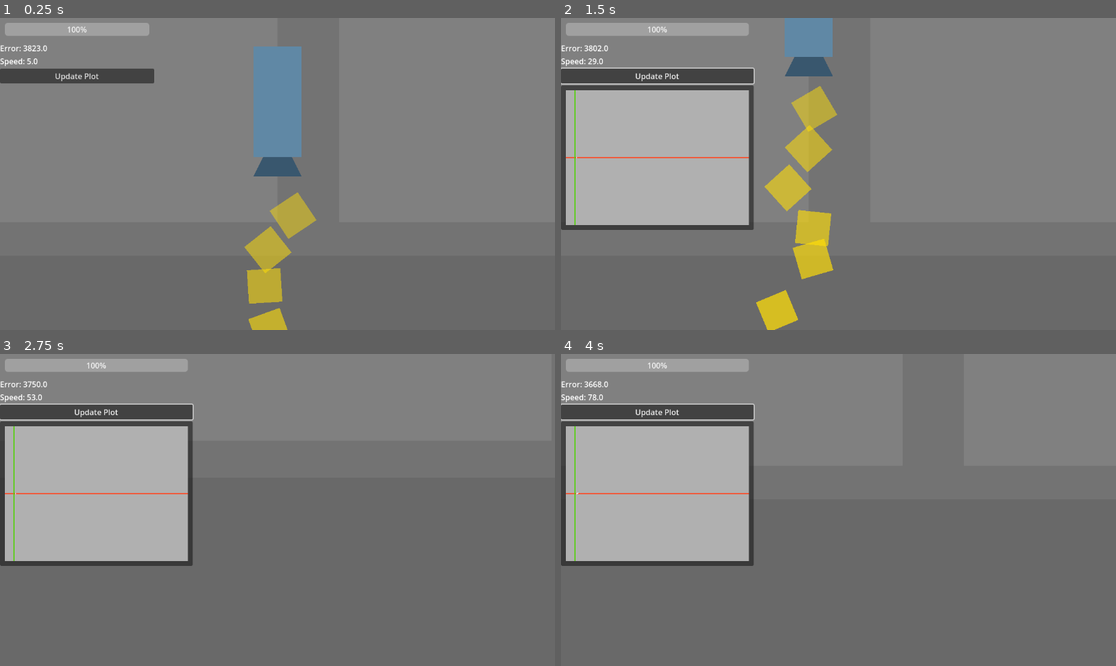
Above: before the commit, frames 1-4 (two rows, left to right).
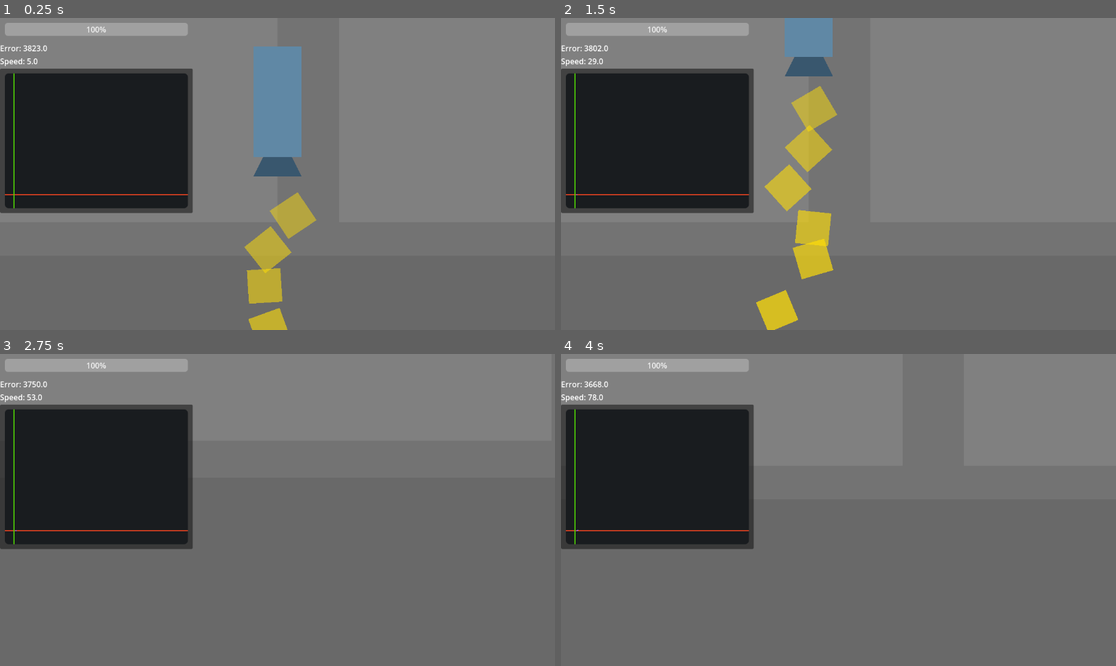
Above: after the commit, the same moments.

Repository: NattHerman/control
Game: Godot game, scene res://main.tscn
Two runs of this game, one before a commit and one after it. Both use one fixed random seed, a clock stepped at 60 frames per second and the inputs below. The engine's default icon, where the game draws it, is replaced by a stand-in: a white triangle on a blue panel in a dark square.
Inputs (mouse positions are in pixels of both pictures, inside the frame that each line leads up to):
- Up to frame 1 (0.25 s): no input
- Up to frame 2 (1.5 s): click (638, 77) at 0.5 s, where only the run before the commit has a clickable "Update Plot"; move the mouse to (960, 158) at 1.27 s; hold D (pan_right) from 1.28 s (still down); hold Shift (pan_speed_increase) from 1.28 s (still down)
- Up to frame 3 (2.75 s): move the mouse to (166, 525) at 2.02 s; release D (pan_right) at 2.03 s; release Shift (pan_speed_increase) at 2.03 s; hold S (pan_down) from 2.03 s (still down); tap Mouse wheel up (zoom_in) at 2.1 s
- Up to frame 4 (4 s): move the mouse to (894, 441) at 2.77 s; release S (pan_down) at 2.78 s; hold D (pan_right) 2.78-3.53 s; hold Mouse wheel down (zoom_out) 2.78-3.53 s; tap Enter at 3.5 s; move the mouse to (810, 572) at 3.52 s; hold W (pan_up) from 3.53 s (still down); tap Shift (pan_speed_increase) at 3.6 s

The runs differ from the first frame. In frame 1, 16% of the frame differs, in the area x 0-35%, y 1-63%; in frame 2, 17%, in the area x 0-35%, y 15-68%; in frame 3, 17%; in frame 4, 17%.

Commit message:
Plot now supports multiple data series

Diff:
--- a/plot/plot.gd
+++ b/plot/plot.gd
@@ -1,40 +1,79 @@
 extends Control
 class_name Plot
 
-@onready var _background: Panel = %Background
+@onready var _background = %Background
 @onready var _center_marker: Marker2D = %Center
+@onready var _line_container: Node2D = %LineContainer
 
-@onready var _data_line: Line2D = %DataLine
 @onready var x_axis: Line2D = %XAxis
 @onready var y_axis: Line2D = %YAxis
 
+const plot_colors: Array[Color] = [
+	Color("f0971e"),
+	Color("3e90f9"),
+	Color("9972fd"),
+	Color("ec4e8c"),
+	Color("959ca6"),
+]
 
 var plot_origin: Vector2 = Vector2.ZERO
 var plot_size: Vector2 = Vector2.ZERO
 
-static var data: Array[Vector2]
+@export var origin_offset: Vector2 = Vector2(0.05, 0.9)
 
-static func create_plot(_data: Array[Vector2]):
-	data = _data
+static var data_series: Dictionary[String, Array]
+
+static func create_plot(data_name: String, _data: Array[Vector2]):
+	data_series[data_name] = _data
 	var plot_scene: PackedScene = load("res://plot/plot.tscn")
 	return plot_scene.instantiate()
+
+func set_data(data_name: String, _data: Array[Vector2]):
+	data_series[data_name] = _data
+
+	update_data_lines()
+
+func update_data_lines() -> void:
+	for data_name in data_series.keys():
+		var data: Array[Vector2] = data_series[data_name]
+		var line: Line2D = _line_container.find_child(data_name, false, false)
+
+		if not line:
+			line = Line2D.new()
+			line.name = data_name
+			line.width = 2
+			line.default_color = plot_colors.pick_random()
+			line.owner = _line_container
+			_line_container.add_child(line)
+
+		line.points = PackedVector2Array(data)
 
 func _ready() -> void:
 	# Wait untill AFTER the first frame has been drawn
 	await get_tree().process_frame
 	await get_tree().process_frame
 
-	plot_size = _background.get_global_rect().size
+	var bkg_rect: Rect2 = _background.get_global_rect()
 
-	_center_marker.global_position = _background.get_global_rect().position + plot_size * Vector2(0.1, 1) * 0.5
-	plot_origin = _center_marker.global_position
+	plot_size = bkg_rect.size
+	plot_origin = bkg_rect.position + plot_size * origin_offset
+
+	_center_marker.global_position = plot_origin
 
 	# Set axis positions
-	x_axis.global_position = plot_origin
-	y_axis.global_position = plot_origin
-	x_axis.points[0] = plot_size.x * 0.95 * Vector2(1, 0)
-	x_axis.points[1] = -plot_size.x * 0.05 * Vector2(1, 0)
-	y_axis.points[0] = plot_size.y * 0.5 * Vector2(0, 1)
-	y_axis.points[1] = -plot_size.y * 0.5 * Vector2(0, 1)
+	#x_axis.global_position = plot_origin
+	#y_axis.global_position = plot_origin
+	x_axis.points[0] = Vector2(0, origin_offset.y * plot_size.y)
+	x_axis.points[1] = Vector2(plot_size.x, origin_offset.y * plot_size.y)
+	y_axis.points[0] = Vector2(origin_offset.x * plot_size.x, 0)
+	y_axis.points[1] = Vector2(origin_offset.x * plot_size.x, plot_size.y)
+	#x_axis.points[0] = plot_size.x * 0.5 * Vector2(1, 0)
+	#x_axis.points[1] = -plot_size.x * 0.5 * Vector2(1, 0)
+	#y_axis.points[0] = plot_size.y * 0.5 * Vector2(0, 1)
+	#y_axis.points[1] = -plot_size.y * 0.5 * Vector2(0, 1)
 
-	_data_line.points = PackedVector2Array(data)
+	update_data_lines()
+
+
+func _on_plot_update_timer_timeout() -> void:
+	update_data_lines()
--- a/plot/plot.tres
+++ b/plot/plot.tres
@@ -1,7 +1,12 @@
 [gd_resource type="Theme" load_steps=2 format=3 uid="uid://hnbgu7efajy6"]
 
 [sub_resource type="StyleBoxFlat" id="StyleBoxFlat_tinju"]
-bg_color = Color(0.69135684, 0.6913568, 0.6913567, 1)
+bg_color = Color(0.09803922, 0.10980392, 0.12156863, 1)
+corner_radius_top_left = 8
+corner_radius_top_right = 8
+corner_radius_bottom_right = 8
+corner_radius_bottom_left = 8
+corner_detail = 11
 
 [resource]
 Panel/styles/panel = SubResource("StyleBoxFlat_tinju")
--- a/plot/plot.tscn
+++ b/plot/plot.tscn
@@ -29,21 +29,29 @@
 layout_mode = 2
 theme = ExtResource("2_ksohq")
 
-[node name="Center" type="Marker2D" parent="PanelContainer/MarginContainer/Background"]
-unique_name_in_owner = true
-
-[node name="XAxis" type="Line2D" parent="PanelContainer/MarginContainer/Background/Center"]
+[node name="XAxis" type="Line2D" parent="PanelContainer/MarginContainer/Background"]
 unique_name_in_owner = true
 points = PackedVector2Array(0, 0, 0, 0)
 width = 2.0
 default_color = Color(1, 0.2784314, 0.12941177, 1)
 
-[node name="YAxis" type="Line2D" parent="PanelContainer/MarginContainer/Background/Center"]
+[node name="YAxis" type="Line2D" parent="PanelContainer/MarginContainer/Background"]
 unique_name_in_owner = true
 points = PackedVector2Array(0, 0, 0, 0)
 width = 2.0
 default_color = Color(0.3137255, 0.8235294, 0.023529412, 1)
 
-[node name="DataLine" type="Line2D" parent="PanelContainer/MarginContainer/Background/Center"]
+[node name="Center" type="Marker2D" parent="PanelContainer/MarginContainer/Background"]
 unique_name_in_owner = true
+
+[node name="LineContainer" type="Node2D" parent="PanelContainer/MarginContainer/Background/Center"]
+unique_name_in_owner = true
+
+[node name="DataLine" type="Line2D" parent="PanelContainer/MarginContainer/Background/Center/LineContainer"]
 width = 2.0
+
+[node name="PlotUpdateTimer" type="Timer" parent="."]
+wait_time = 0.1
+autostart = true
+
+[connection signal="timeout" from="PlotUpdateTimer" to="." method="_on_plot_update_timer_timeout"]
--- a/ui.gd
+++ b/ui.gd
@@ -3,6 +3,7 @@
 @onready var thrust_ratio_bar = %ThrustRatioBar
 @onready var error_label = %ErrorLabel
 @onready var speed_label = %SpeedLabel
+@onready var plot: Plot = %Plot
 
 var start_child_count: int = 0
 
@@ -14,14 +15,5 @@
 
 	start_child_count = $VBoxContainer.get_child_count()
 
-
-func _on_plot_button_pressed() -> void:
-	var existing_plot: Node = $VBoxContainer.find_child("Plot", false, false)
-
-	if existing_plot:
-		existing_plot.queue_free()
-		await existing_plot.child_exiting_tree
-
-	var plot = Plot.create_plot(ui_values.positon_list)
-	plot.name = "Plot"
-	$VBoxContainer.add_child.call_deferred(plot)
+func _ready() -> void:
+	plot.set_data("Height", ui_values.positon_list)
--- a/ui.tscn
+++ b/ui.tscn
@@ -1,6 +1,7 @@
-[gd_scene load_steps=2 format=3 uid="uid://cs8eylb6ck137"]
+[gd_scene load_steps=3 format=3 uid="uid://cs8eylb6ck137"]
 
 [ext_resource type="Script" uid="uid://chb1o84ma7u4" path="res://ui.gd" id="1_fyqef"]
+[ext_resource type="PackedScene" uid="uid://c4g2aqdb13oc3" path="res://plot/plot.tscn" id="2_m6e0p"]
 
 [node name="UI" type="Control"]
 layout_mode = 3
@@ -37,8 +38,6 @@
 unique_name_in_owner = true
 layout_mode = 2
 
-[node name="PlotButton" type="Button" parent="VBoxContainer"]
+[node name="Plot" parent="VBoxContainer" instance=ExtResource("2_m6e0p")]
+unique_name_in_owner = true
 layout_mode = 2
-text = "Update Plot"
-
-[connection signal="pressed" from="VBoxContainer/PlotButton" to="." method="_on_plot_button_pressed"]
